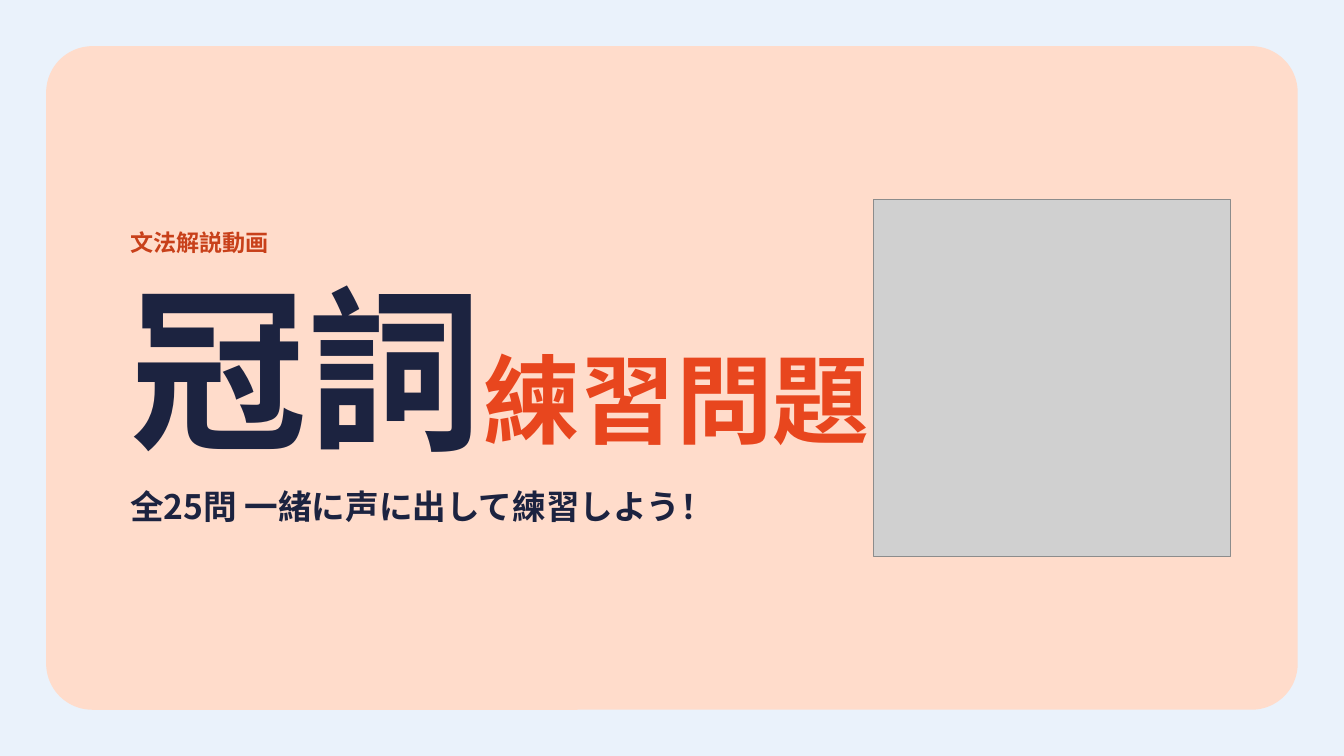
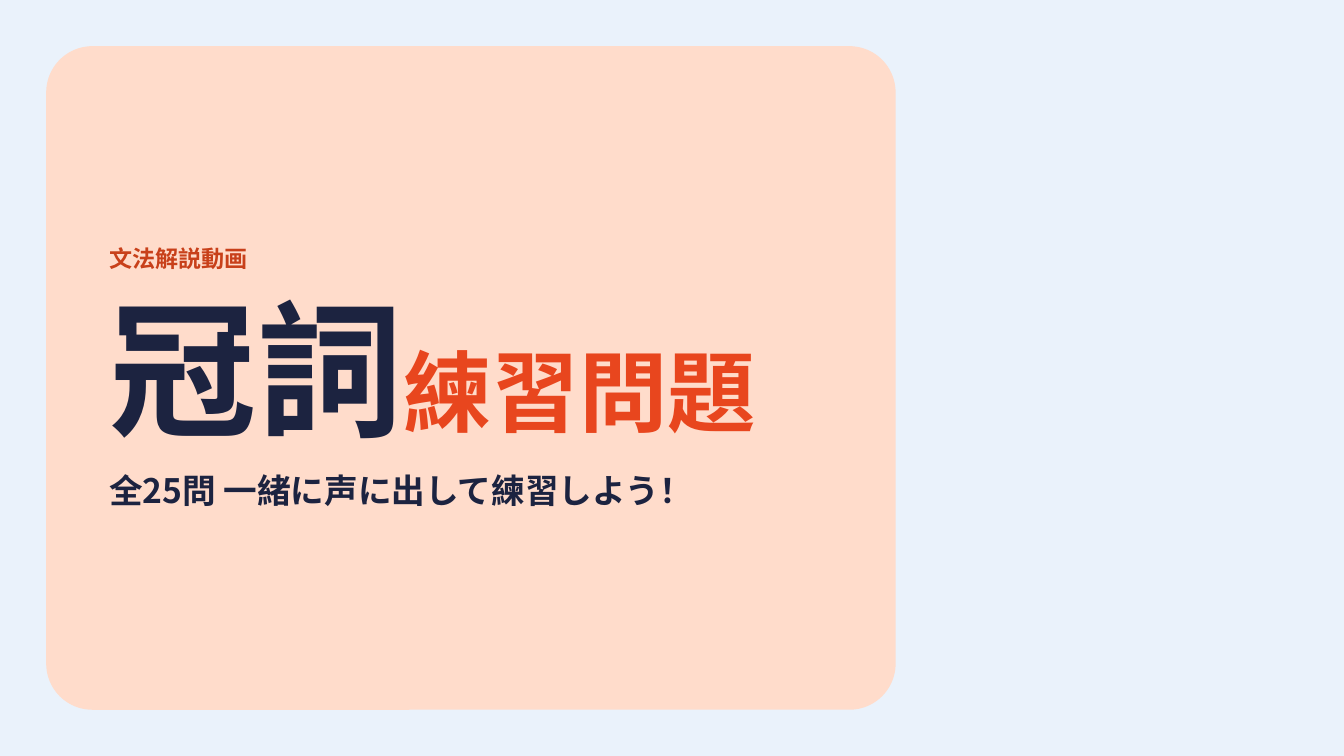
Before and after one commit to hinakajisaki-dev/hina-english, a slide deck: slide 1 of matome/articles-4/articles-4-slides.pptx. Drawn at 1344x756 pixels with LibreOffice and Linux fonts; fonts in the diff are those of the drawing; grey boxes stand for pictures. Boxes give left, top, right and bottom in pixels: in the first picture for what was removed or moved away, otherwise in the second. Text is boxed around its words. In the diff, an @@ line names an element or a change of style, - is before the commit and + after.

```diff
--- a/matome/articles-4/articles-4-slides.pptx
+++ b/matome/articles-4/articles-4-slides.pptx
@@ rounded rectangle: place and size @@
-rounded rectangle at (46, 46, 1299, 710)
+rounded rectangle at (46, 46, 896, 710)
@@ picture removed at (874, 200, 1231, 557) @@
@@ text "文法解説動画": place and size @@
-text "文法解説動画" at (130, 231, 268, 253)
+text "文法解説動画" at (109, 247, 247, 269)
@@ text "冠詞練習問題": place and size @@
-text "冠詞練習問題" at (130, 285, 869, 452)
+text "冠詞練習問題" at (109, 299, 756, 439)
@@ text "冠詞練習問題" at (109, 299, 756, 439): size 126 to 105 pt, size 69 to 63 pt in "冠詞練習問題" @@
@@ text "全25問 一緒に声に出して練習しよう！": place and size @@
-text "全25問 一緒に声に出して練習しよう！" at (130, 490, 714, 522)
+text "全25問 一緒に声に出して練習しよう！" at (109, 474, 693, 506)
```
Also in this commit, not shown: 2 other files.
